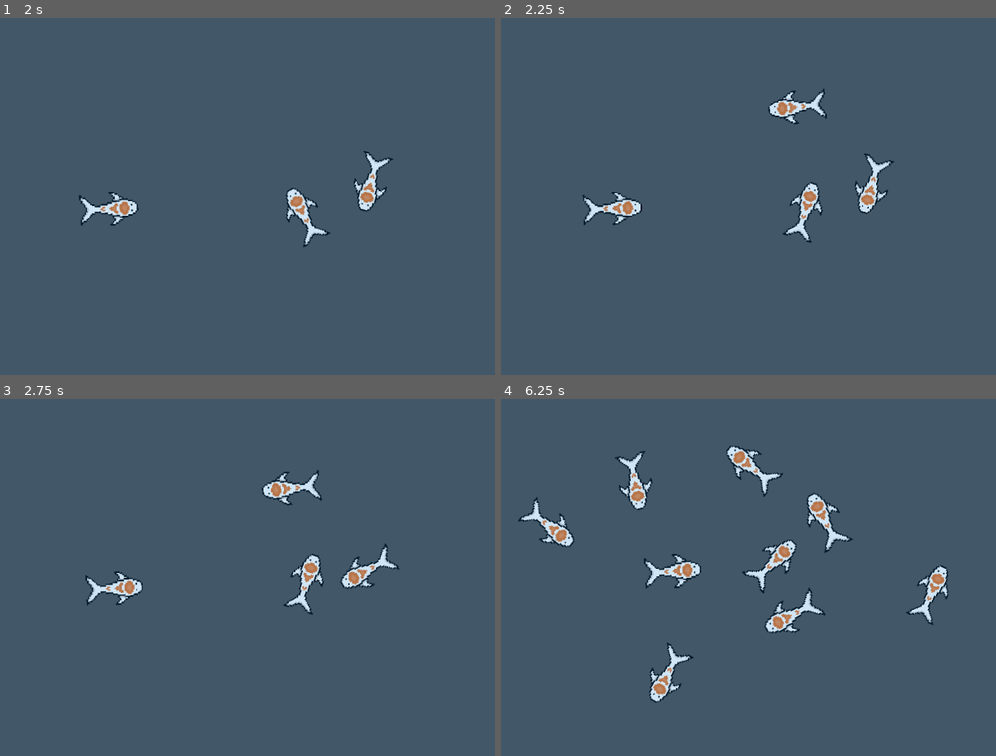
Above: before the commit, frames 1-4 (two rows, left to right).
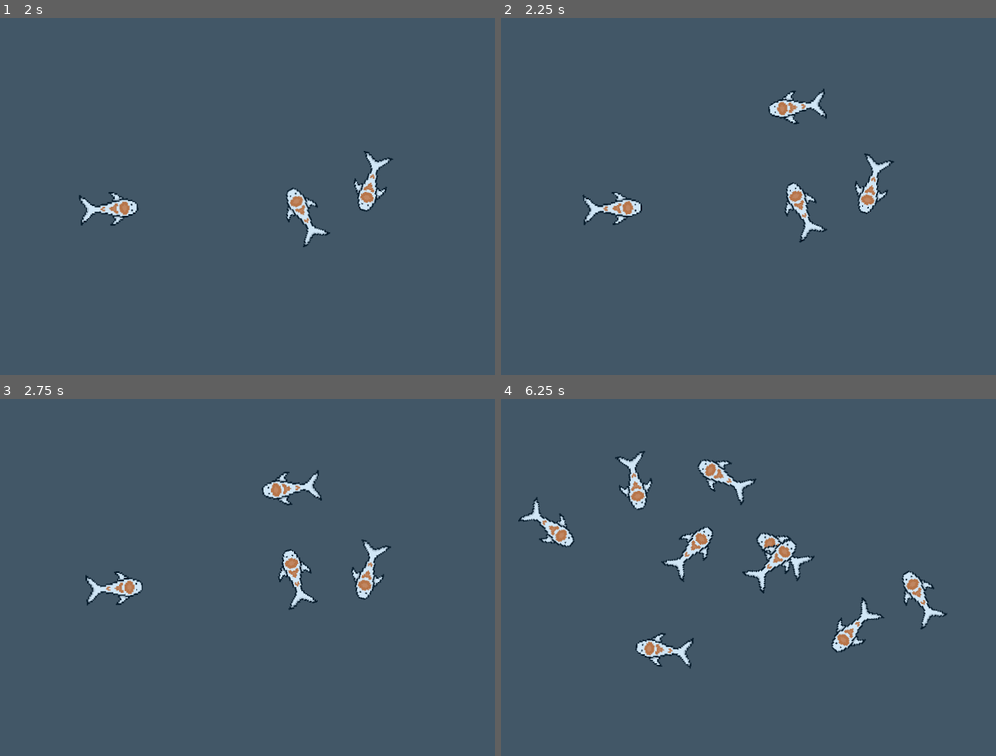
Above: after the commit, the same moments.

Repository: RankedLotus/fish_sim
Game: Godot game, scene res://level.tscn
The game is run twice, just before and just after one commit, with the same random seed, the same clock (stepped at 60 frames per second) and the same inputs. The engine's default icon, where the game draws it, is replaced by a stand-in: a white triangle on a blue panel in a dark square.
Inputs (mouse positions are in pixels of both pictures, inside the frame that each line leads up to):
- Up to frame 1 (2 s): move the mouse to (381, 171) at 0.52 s; click (381, 171) at 0.6 s; move the mouse to (103, 210) at 1.27 s; click (103, 210) at 1.35 s
- Up to frame 2 (2.25 s): move the mouse to (802, 110) at 2.02 s; click (802, 110) at 2.1 s
- Up to frame 3 (2.75 s): no input
- Up to frame 4 (6.25 s): move the mouse to (703, 645) at 2.77 s; click (703, 645) at 2.85 s; move the mouse to (931, 627) at 3.52 s; click (931, 627) at 3.6 s; move the mouse to (540, 516) at 4.27 s; click (540, 516) at 4.35 s; move the mouse to (768, 570) at 5.02 s; click (768, 570) at 5.1 s; move the mouse to (639, 481) at 5.77 s; click (639, 481) at 5.85 s

Frame 1 is identical in both runs. In frame 2, 0.7% of the frame differs, in the area x 56-66%, y 45-63%; in frame 3, 1.6%; in frame 4, 5.6%, in the area x 27-91%, y 13-86%.

Commit message:
smoother turning behavior and speed change

Diff:
--- a/movement.gd
+++ b/movement.gd
@@ -3,6 +3,9 @@
 @export var dir_vector = Vector2(1, 2) #direction
 @export var base_speed = 20
 @export var speed = 20
+var target_speed = 20
+var target_rotation = 0
+var curr_rotation = 0
 @export var twitch_frequency = Vector2(1, 10) #defines how often behavior generally changes
 @export var twitch_strength = Vector2(2, 20) #defines the strength of the change in speed (on natural log curve)
 @export var my_timer = 2 #timer on which behavior changes
@@ -14,10 +17,18 @@
 	return get_curr_velocity()
 
 func _physics_process(delta):
+	#moving to (to smoothen)
+	speed = move_toward(speed, target_speed, randi_range(twitch_frequency.x, twitch_frequency.y))
+	var amt_to_rotate = target_rotation - move_toward(target_rotation, 0, 0.005)
+	dir_vector = dir_vector.rotated(amt_to_rotate)
+	target_rotation = move_toward(target_rotation, 0, 0.005)
+	#rotation = move_toward(rotation, target_rotation, randi_range(twitch_frequency.x, twitch_frequency.y) / 3)
+
 	my_timer = max(my_timer - delta, 0)
 
 	if my_timer == 0:
 		var rsign = sign(randf() - 0.5)
-		speed = base_speed * log(randi_range(twitch_strength.x, twitch_strength.y))
-		dir_vector = dir_vector.rotated(rsign * PI / 4)
+		target_speed = base_speed * log(randi_range(twitch_strength.x, twitch_strength.y))
+		target_rotation = rsign * PI / 4
+		#dir_vector = dir_vector.rotated(rsign * PI / 4)
 		my_timer = randi_range(twitch_frequency.x, twitch_frequency.y)
